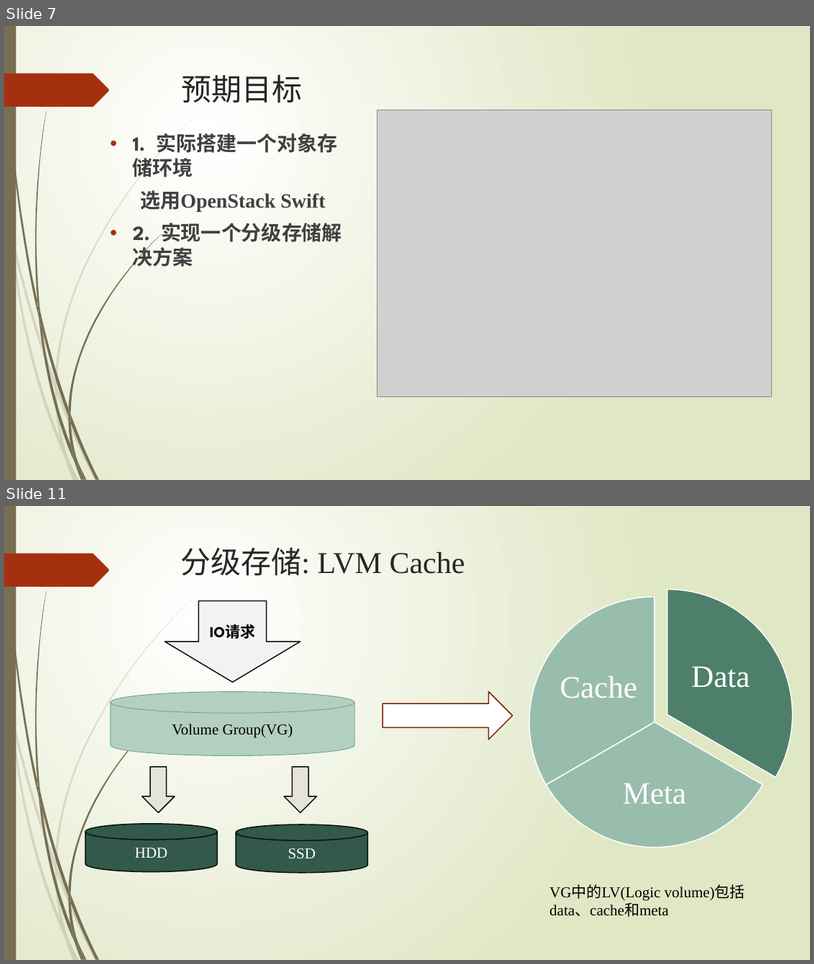
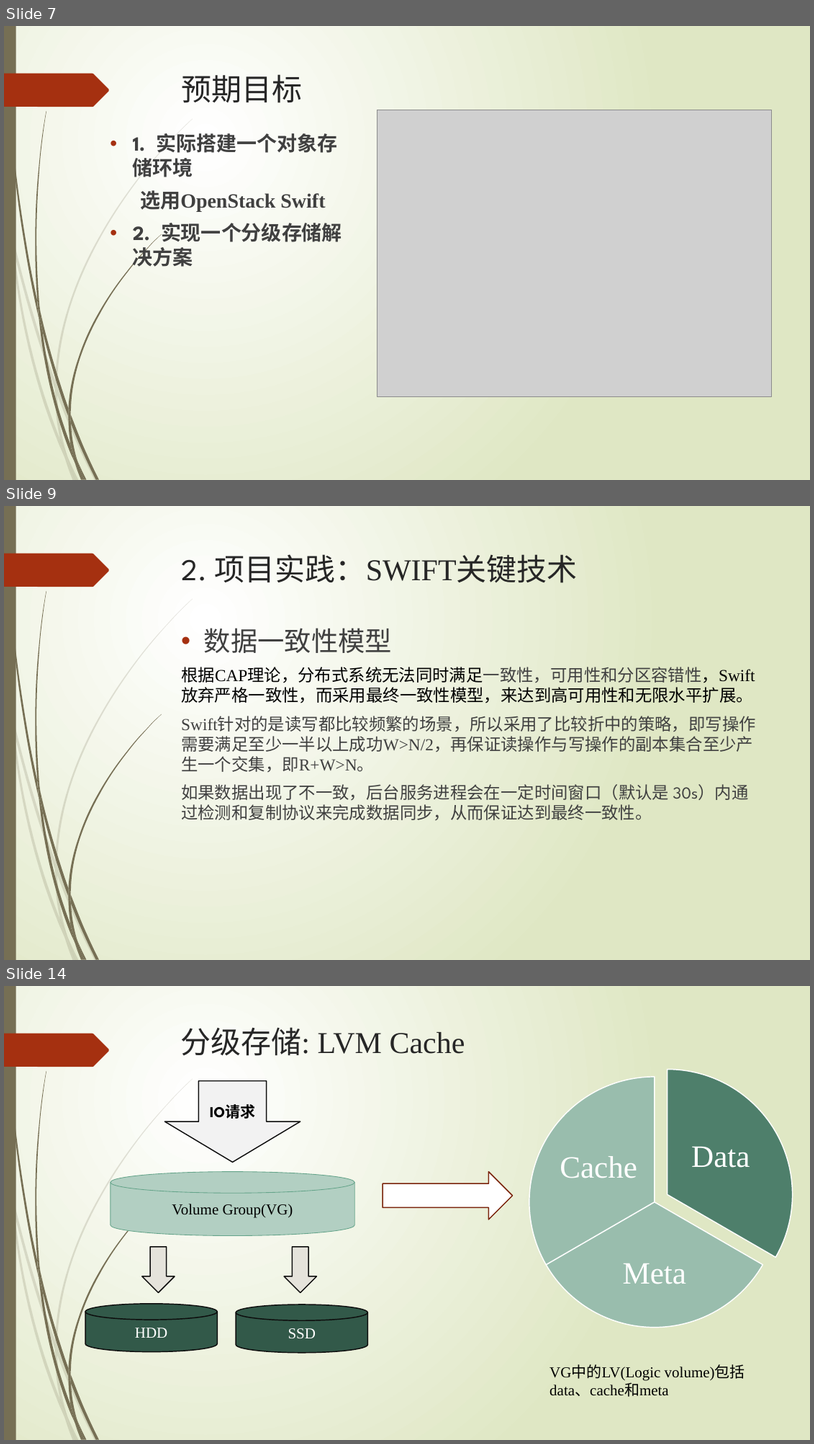
Before and after one commit to ys0232/SAIOinstall, a slide deck: 《海量对象文件存储》结题报告.pptx. Shown one above the other, each under a label of ours: slides 7 and 11 before the commit, slides 7, 9 and 14 after it; the slides between them are not shown. The pictures are 814x964 and 814x1444 pixels, drawn with LibreOffice and Linux fonts; fonts in the diff are those of the drawing; grey boxes stand for pictures. Boxes give left, top, right and bottom in pixels: in the first picture for what was removed or moved away, otherwise in the second. Text is boxed around its words. In the diff, an @@ line names an element or a change of style, - is before the commit and + after.

```diff
--- a/《海量对象文件存储》结题报告.pptx
+++ b/《海量对象文件存储》结题报告.pptx
@@ slide 9 added at (4,506,810,960), background gradient #FFFFFF to #DFE8C4; not listed: 24 template elements that a slide beside it also shows @@
@@ title added at (182,554,578,583), 36 pt, text #262626 @@
+2. 项目实践：SWIFT关键技术
@@ text added at (181,628,756,820), 20 pt, text #404040 @@
+• 数据一致性模型
+根据CAP理论，分布式系统无法同时满足一致性，可用性和分区容错性，Swift放弃严格一致性，而采用最终一致性模型，来达到高可用性和无限水平扩展。
+Swift针对的是读写都比较频繁的场景，所以采用了比较折中的策略，即写操作需要满足至少一半以上成功W>N/2，再保证读操作与写操作的副本集合至少产生一个交集，即R+W>N。
+如果数据出现了不一致，后台服务进程会在一定时间窗口（默认是 30s）内通过检测和复制协议来完成数据同步，从而保证达到最终一致性。
@@ what was slide 11 is now slide 14 @@
```
Also in this commit, not shown: 8 slides changed, 2 other slides added, 3 other files.
